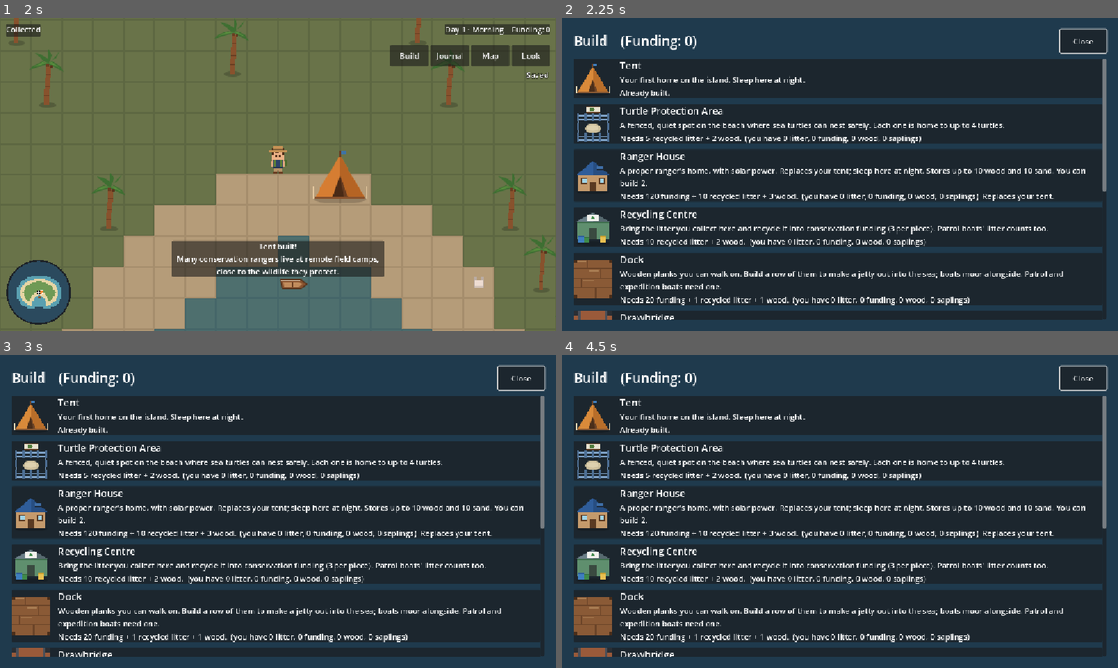
Above: before the commit, frames 1-4 (two rows, left to right).
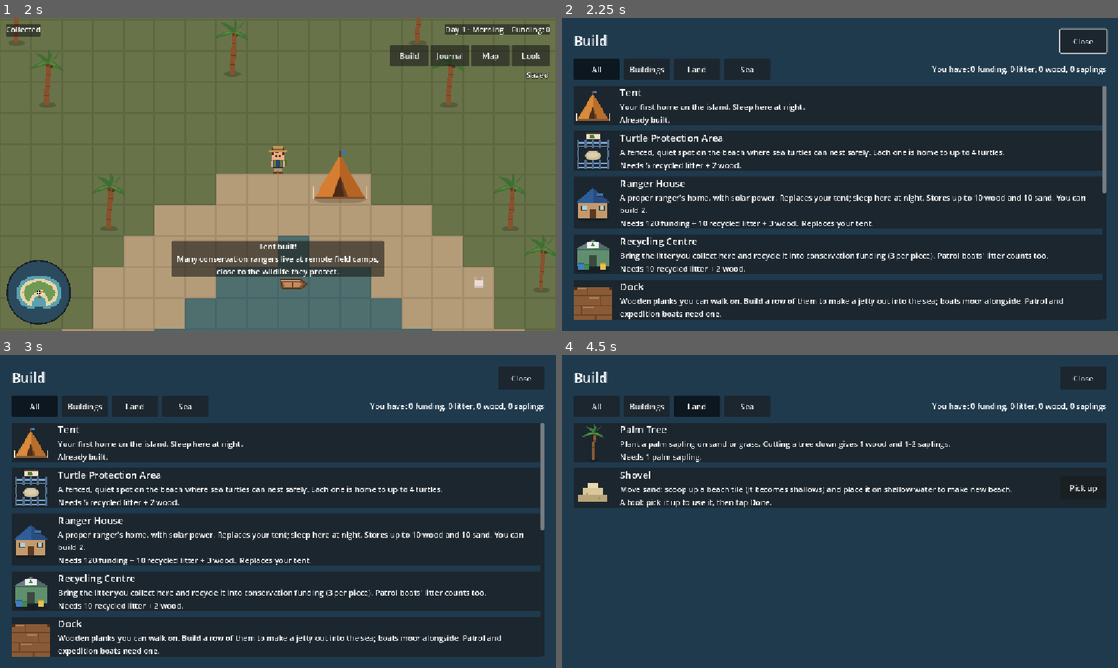
Above: after the commit, the same moments.

Repository: detronics-apps/ocean-haven
Game: Godot game, scene res://scenes/world/ocean_world.tscn
Same seed, same stepped clock (60 frames per second), same inputs: the game is played once before the commit and once after it.
Inputs (mouse positions are in pixels of both pictures, inside the frame that each line leads up to):
- Up to frame 1 (2 s): click "Let's go!" at 0.5 s; click "Place" at 1.25 s
- Up to frame 2 (2.25 s): click "Build" at 2 s
- Up to frame 3 (3 s): click (33, 405) at 2.75 s, where only the run after the commit has a clickable "All"
- Up to frame 4 (4.5 s): click (645, 405) at 3.5 s, where only the run after the commit has a clickable "Buildings"; click (695, 405) at 4.25 s, where only the run after the commit has a clickable "Land"

Frame 1 is identical in both runs. In frame 2, 32% of the frame differs, in the area x 2-98%, y 5-97%; in frame 3, 32%; in frame 4, 55%, in the area x 2-99%, y 3-97%.

Commit message:
Build menu: All / Buildings / Land / Sea tabs, what you have shown once; palms can't be moved
Co-Authored-By: Claude Opus 5.5 <noreply@anthropic.com>

Diff:
--- a/data/buildings/coral_nursery.tres
+++ b/data/buildings/coral_nursery.tres
@@ -11,3 +11,4 @@
 terrain = PackedStringArray("water")
 locked = true
 unlock_hint = "unlocks in Tropical Waters."
+category = &"sea"
--- a/data/buildings/dock.tres
+++ b/data/buildings/dock.tres
@@ -19,3 +19,4 @@
 fact = "A dock lets boats tie up without dragging anchors across the seabed."
 cost_items = Dictionary[StringName, int]({&"wood": 1})
 cost_litter = 1
+category = &"sea"
--- a/data/buildings/drawbridge.tres
+++ b/data/buildings/drawbridge.tres
@@ -21,3 +21,4 @@
 fact = "Drawbridges let people walk across and boats sail through the same stretch of water."
 cost_items = Dictionary[StringName, int]({&"wood": 2})
 cost_litter = 3
+category = &"sea"
--- a/data/buildings/expedition_boat.tres
+++ b/data/buildings/expedition_boat.tres
@@ -21,3 +21,4 @@
 fact = "Research vessels carry rangers and scientists far out to sea to study and protect the open ocean."
 cost_items = Dictionary[StringName, int]({&"wood": 3})
 cost_litter = 10
+category = &"sea"
--- a/data/buildings/palm_tree.tres
+++ b/data/buildings/palm_tree.tres
@@ -17,3 +17,5 @@
 draw_texture = false
 fact = "Trees along the coast hold the sand together with their roots and give shade to people and wildlife."
 cost_items = Dictionary[StringName, int]({&"sapling": 1})
+category = &"land"
+movable = false
--- a/data/buildings/patrol_boat.tres
+++ b/data/buildings/patrol_boat.tres
@@ -20,3 +20,4 @@
 fact = "Stopping litter before it breaks into tiny pieces is far easier than cleaning up microplastics later."
 cost_items = Dictionary[StringName, int]({&"wood": 2})
 cost_litter = 5
+category = &"sea"
--- a/data/buildings/shovel.tres
+++ b/data/buildings/shovel.tres
@@ -12,3 +12,4 @@
 texture = ExtResource("2_okw24")
 terrain = PackedStringArray("sand", "grass")
 tool = &"shovel"
+category = &"land"
--- a/scripts/buildings/building.gd
+++ b/scripts/buildings/building.gd
@@ -114,7 +114,8 @@
 			var take := mini(Inventory.stored(item.id), Inventory.room_for(item))
 			if take > 0:
 				list.append({"label": "Take %d %s" % [take, name], "do": Inventory.take_out.bind(item, take)})
-	list.append({"label": "Move " + data.display_name, "do": build_mode.start_move.bind(self)})
+	if data.movable:
+		list.append({"label": "Move " + data.display_name, "do": build_mode.start_move.bind(self)})
 	return list
 
 
--- a/scripts/buildings/building_data.gd
+++ b/scripts/buildings/building_data.gd
@@ -8,6 +8,8 @@
 @export_multiline var description: String
 ## Position in the Build menu.
 @export var order := 0
+## Build menu tab: buildings, land (trees, sand) or sea (docks, bridges, boats).
+@export var category: StringName = &"buildings"
 ## Null for buildings that aren't drawn yet ("coming later").
 @export var texture: Texture2D
 ## Footprint in 32x32 tiles.
@@ -35,6 +37,8 @@
 @export var visitors := 0
 ## ... plus this much for each animal that nests here.
 @export var visitors_per_animal := 0
+## Offers "Move" (palm trees don't: cut them down and plant a sapling instead).
+@export var movable := true
 ## Only one of these can exist (e.g. your home).
 @export var unique := false
 ## At most this many can exist (0 = no limit).
--- a/scripts/ui/build_menu.gd
+++ b/scripts/ui/build_menu.gd
@@ -7,17 +7,50 @@
 	add_to_group("build_menu")
 
 
+## Tabs: label -> BuildingData.category ("" = everything).
+const TABS := {"All": &"", "Buildings": &"buildings", "Land": &"land", "Sea": &"sea"}
+
+var _tab: StringName = &""
+## "You have: ..." next to the tabs.
+var _have: Label
+
+
 func _ready() -> void:
 	super()
 	_title.text = "Build"
+	var tabs := HBoxContainer.new()
+	tabs.add_theme_constant_override("separation", 8)
+	var group := ButtonGroup.new()
+	for label: String in TABS:
+		var tab := Button.new()
+		tab.name = "Tab" + label
+		tab.text = label
+		tab.toggle_mode = true
+		tab.button_group = group
+		tab.button_pressed = TABS[label] == _tab
+		tab.custom_minimum_size = Vector2(96, 44)
+		tab.pressed.connect(func() -> void:
+			_tab = TABS[label]
+			refresh())
+		tabs.add_child(tab)
+	_have = Label.new()
+	_have.size_flags_horizontal = Control.SIZE_EXPAND_FILL
+	_have.horizontal_alignment = HORIZONTAL_ALIGNMENT_RIGHT
+	_have.autowrap_mode = TextServer.AUTOWRAP_WORD_SMART
+	tabs.add_child(_have)
+	_page.add_child(tabs)
+	_page.move_child(tabs, 1)  # under the title
 
 
 func _fill() -> void:
-	_title.text = "Build    (Funding: %d)" % Funding.balance
+	# What you have, once, at the top (wood and saplings include what's stored).
+	_have.text = "You have: %d funding, %d litter, %d wood, %d saplings" % [
+		Funding.balance, Inventory.total(), Inventory.available(&"wood"), Inventory.available(&"sapling")]
 	var all := DataFiles.load_all("res://data/buildings")
 	all.sort_custom(func(a: BuildingData, b: BuildingData) -> bool: return a.order < b.order)
 	for data: BuildingData in all:
-		_content.add_child(_entry(data))
+		if _tab == &"" or data.category == _tab:
+			_content.add_child(_entry(data))
 
 
 func _entry(data: BuildingData) -> Control:
@@ -36,8 +69,7 @@
 		status = "Build a %s first." % data.requires
 	else:
 		can_build = get_tree().get_first_node_in_group("build_mode").can_afford(data)
-		status = data.cost_text() + ("" if can_build else "  (you have %d litter, %d funding, %d wood, %d saplings)" % [
-			Inventory.total(), Funding.balance, Inventory.available(&"wood"), Inventory.available(&"sapling")])
+		status = data.cost_text()
 	if data.replaces and not data.locked:
 		status += "  Replaces your %s." % data.replaces
 	var entry := card(data.texture, [data.display_name, data.description, status], data.locked)
--- a/scripts/ui/overlay_screen.gd
+++ b/scripts/ui/overlay_screen.gd
@@ -4,6 +4,8 @@
 ## Pauses the game while open. Subclasses fill `_content` in `_fill()`, called on every open.
 
 var _title: Label
+## Title row, then the scrolling content (subclasses may add rows in between).
+var _page: VBoxContainer
 var _content: VBoxContainer
 var _close: Button
 
@@ -21,11 +23,11 @@
 	for side in ["left", "right", "top", "bottom"]:
 		margin.add_theme_constant_override("margin_" + side, 24)
 	add_child(margin)
-	var page := VBoxContainer.new()
-	page.add_theme_constant_override("separation", 12)
-	margin.add_child(page)
+	_page = VBoxContainer.new()
+	_page.add_theme_constant_override("separation", 12)
+	margin.add_child(_page)
 	var header := HBoxContainer.new()
-	page.add_child(header)
+	_page.add_child(header)
 	_title = Label.new()
 	_title.add_theme_font_size_override("font_size", 28)
 	_title.size_flags_horizontal = Control.SIZE_EXPAND_FILL
@@ -38,7 +40,7 @@
 	var scroll := ScrollContainer.new()
 	scroll.size_flags_vertical = Control.SIZE_EXPAND_FILL
 	scroll.horizontal_scroll_mode = ScrollContainer.SCROLL_MODE_DISABLED
-	page.add_child(scroll)
+	_page.add_child(scroll)
 	_content = VBoxContainer.new()
 	_content.size_flags_horizontal = Control.SIZE_EXPAND_FILL
 	_content.add_theme_constant_override("separation", 12)
@@ -46,12 +48,17 @@
 
 
 func open() -> void:
+	refresh()
+	visible = true
+	get_tree().paused = true
+	_close.grab_focus()
+
+
+## Rebuilds the content.
+func refresh() -> void:
 	for child in _content.get_children():
 		child.free()
 	_fill()
-	visible = true
-	get_tree().paused = true
-	_close.grab_focus()
 
 
 func close() -> void:
--- a/tests/test_building.gd
+++ b/tests/test_building.gd
@@ -121,6 +121,11 @@
 		"house can't be built without the litter it needs")
 	_expect(menu.find_child("Entry_tent", true, false).find_child("Build", true, false) == null,
 		"only one tent")
+	(menu.find_child("TabLand", true, false) as Button).pressed.emit()
+	var shown: Array = menu.find_children("Entry_*", "", true, false).map(func(e: Node) -> String: return e.name)
+	shown.sort()
+	_expect(shown == ["Entry_palm_tree", "Entry_shovel"], "Land tab: trees and the shovel (%s)" % [shown])
+	(menu.find_child("TabAll", true, false) as Button).pressed.emit()
 	menu.close()
 	_expect(not paused, "closing unpauses")
 
--- a/tests/test_trees.gd
+++ b/tests/test_trees.gd
@@ -64,6 +64,9 @@
 	var planted: Node2D = get_nodes_in_group("buildings").filter(func(b: Node) -> bool: return b.data.id == &"palm_tree")[0]
 	var trunk: Node2D = planted.get_child(planted.get_child_count() - 1)
 	player.global_position = trunk.global_position + Vector2(-30, 0)
+	await process_frame
+	var palm_labels: Array = planted.actions().map(func(a: Dictionary) -> String: return a.label)
+	_expect(not "Move Palm Tree" in palm_labels, "palms can't be moved: cut down and replant (%s)" % [palm_labels])
 	var clock := root.get_node("GameClock")
 	_expect(trunk.stage() == 0 and trunk.actions()[0].label == "Dig up sapling", "a new palm is small: dig it up")
 	clock.day += 1
